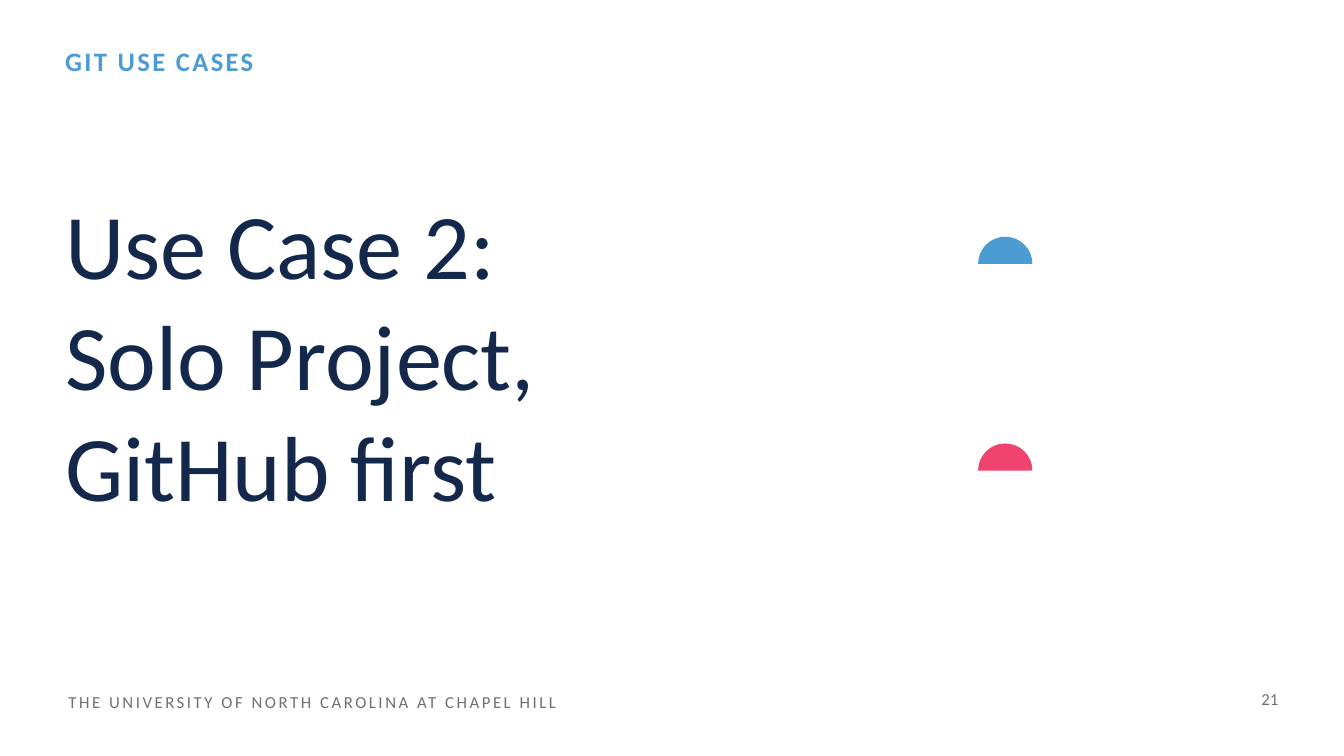
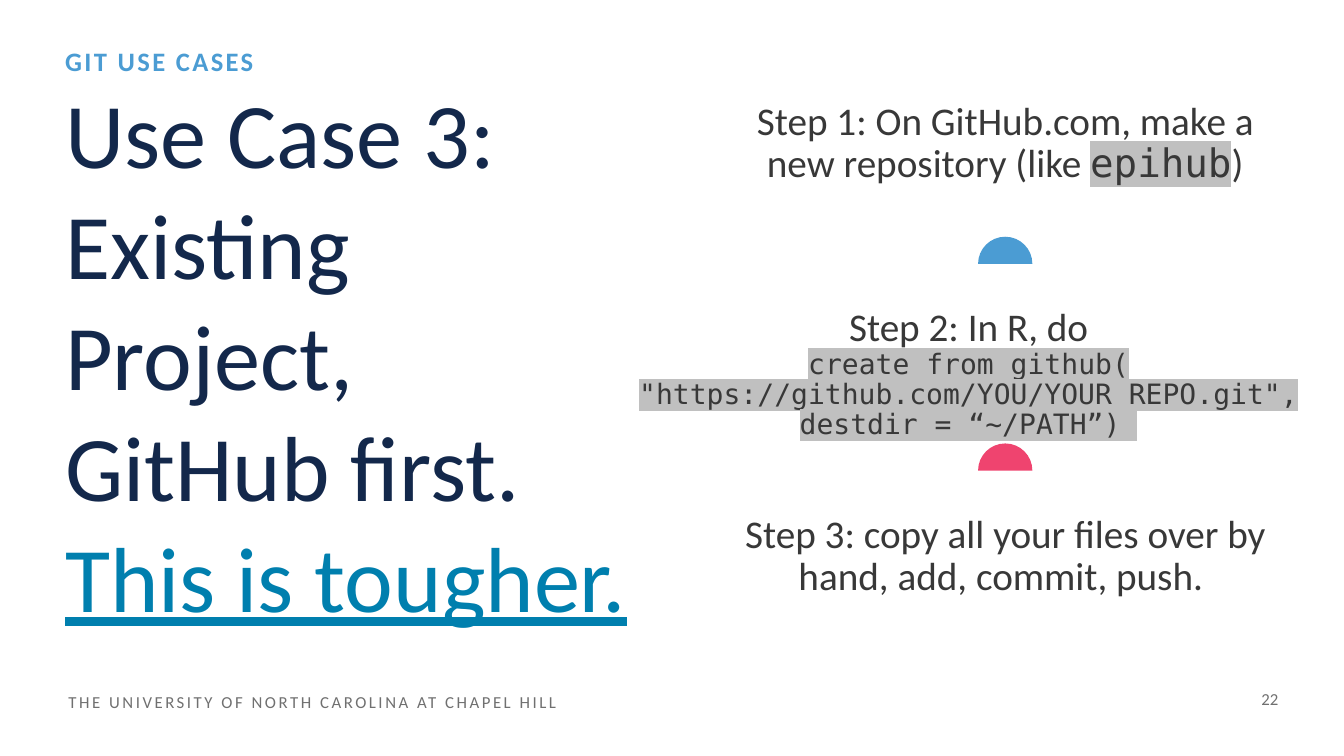
Before and after one commit to heatherhenderson/GitHub-for-Epidemiologists, a slide deck: slide 22 of GitHub for Epidemiologists.pptx (slide 21 before the commit). Drawn at 1344x756 pixels with LibreOffice and Linux fonts; fonts in the diff are those of the drawing. Boxes give left, top, right and bottom in pixels: in the first picture for what was removed or moved away, otherwise in the second. Text is boxed around its words. In the diff, an @@ line names an element or a change of style, - is before the commit and + after.

```diff
--- a/GitHub for Epidemiologists.pptx
+++ b/GitHub for Epidemiologists.pptx
@@ title at (65,108,626,628): text changed @@
-Use Case 2: Solo Project, GitHub first
+Use Case 3: Existing Project, GitHub first. This is tougher.
@@ text added at (757,107,1254,186), 28 pt, text #383838 @@
+Step 1: On GitHub.com, make a new repository (like epihub)
@@ text added at (639,313,1297,438), 20 pt, text #383838 @@
+Step 2: In R, do create_from_github( "https://github.com/YOU/YOUR_REPO.git", destdir = “~/PATH”)
@@ text added at (745,520,1265,597), 28 pt, text #383838 @@
+Step 3: copy all your files over by hand, add, commit, push.
@@ page number at (1261,694,1278,705): text changed @@
-21
+22
```
Also in this commit, not shown: 1 other slide changed, 1 slide added.
